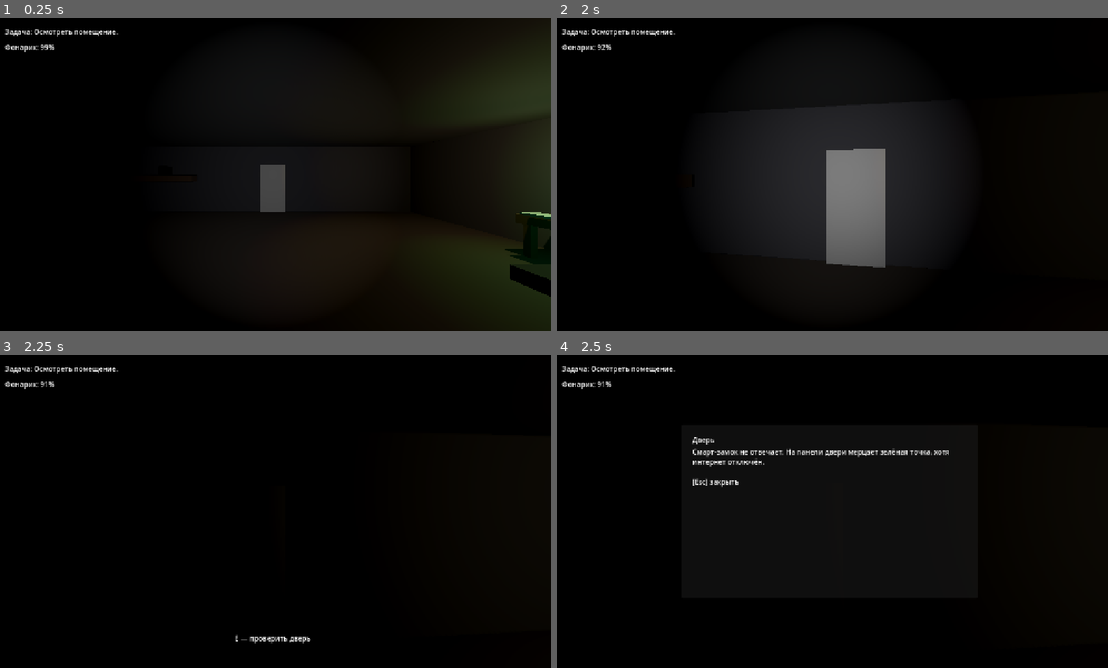
Above: before the commit, frames 1-4 (two rows, left to right).
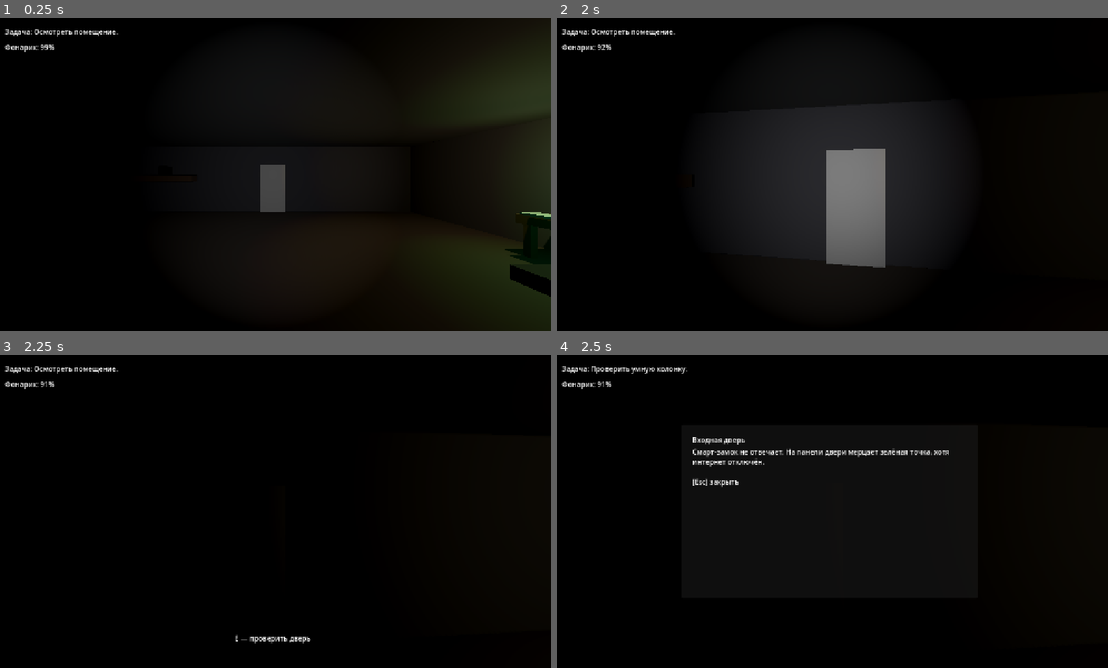
Above: after the commit, the same moments.

Repository: True-Ruslan/poop-horror-ai-routine
Game: Godot game, scene res://game/scenes/Main.tscn
Same seed, same stepped clock (60 frames per second), same inputs: the game is played once before the commit and once after it.
Inputs (mouse positions are in pixels of both pictures, inside the frame that each line leads up to):
- Up to frame 1 (0.25 s): no input
- Up to frame 2 (2 s): tap Enter at 0.5 s; move the mouse to (860, 174) at 0.52 s; hold E (interact) 0.53-1.28 s; hold W (move_forward) from 0.53 s (still down); move the mouse to (799, 174) at 1.27 s; tap Ctrl (crouch) at 1.35 s; tap E (interact) at 1.55 s
- Up to frame 3 (2.25 s): keep holding W (move_forward); move the mouse to (286, 505) at 2.02 s; hold F (flashlight_toggle) from 2.03 s (still down)
- Up to frame 4 (2.5 s): keep holding W (move_forward); keep holding F (flashlight_toggle); tap E (interact) at 2.3 s

Frames 1-3 are identical in both runs. In frame 4, 0.3% of the frame differs, in the area x 6-35%, y 3-29%.

Commit message:
Add phased locked door interaction

Diff:
--- a/game/scripts/objects/InteractableDoor.gd
+++ b/game/scripts/objects/InteractableDoor.gd
@@ -2,15 +2,23 @@
 
 @export var open_text: String = "E — открыть дверь"
 @export var close_text: String = "E — закрыть дверь"
-@export var locked_text: String = "Заперто."
+@export var locked_check_text: String = "E — проверить дверь"
+@export var locked_repeat_check_text: String = "E — снова проверить замок"
+@export var locked_title: String = "Входная дверь"
+@export_multiline var locked_text: String = "Смарт-замок не отвечает."
+@export_multiline var locked_text_system: String = "Ошибка: пользователь находится внутри."
+@export_multiline var locked_text_personal: String = "Выход не требуется до завершения сборки."
 @export var is_locked: bool = false
 @export var open_angle_degrees: float = 90.0
 @export var animation_speed: float = 6.0
 @export var objective_after_open: String = "Осмотреть комнату за дверью."
+@export var objective_after_locked_first_check: String = "Проверить умную колонку."
+@export var horror_event_id_after_locked_first_check: String = "smart_lock_denied"
 
 var is_open: bool = false
 var closed_rotation_y: float = 0.0
 var target_rotation_y: float = 0.0
+var locked_interaction_count: int = 0
 
 func _ready() -> void:
     closed_rotation_y = rotation.y
@@ -21,12 +29,12 @@
 
 func get_interaction_text() -> String:
     if is_locked:
-        return "E — проверить дверь"
+        return locked_check_text if locked_interaction_count == 0 else locked_repeat_check_text
     return close_text if is_open else open_text
 
 func interact(_actor: Node = null) -> void:
     if is_locked:
-        GameState.show_message("Дверь", locked_text)
+        _handle_locked_interaction()
         return
 
     is_open = not is_open
@@ -34,3 +42,26 @@
 
     if is_open and objective_after_open.strip_edges() != "":
         ObjectiveManager.complete_current_objective(objective_after_open)
+
+func _handle_locked_interaction() -> void:
+    GameState.show_message(locked_title, _get_locked_phase_text())
+
+    if locked_interaction_count == 0:
+        if objective_after_locked_first_check.strip_edges() != "":
+            ObjectiveManager.complete_current_objective(objective_after_locked_first_check)
+        if horror_event_id_after_locked_first_check.strip_edges() != "":
+            HorrorEventManager.play_once(horror_event_id_after_locked_first_check, _play_locked_horror_event)
+
+    locked_interaction_count += 1
+
+func _get_locked_phase_text() -> String:
+    match mini(locked_interaction_count, 2):
+        0:
+            return locked_text
+        1:
+            return locked_text_system
+        _:
+            return locked_text_personal
+
+func _play_locked_horror_event() -> void:
+    print("Horror event triggered: ", horror_event_id_after_locked_first_check)
